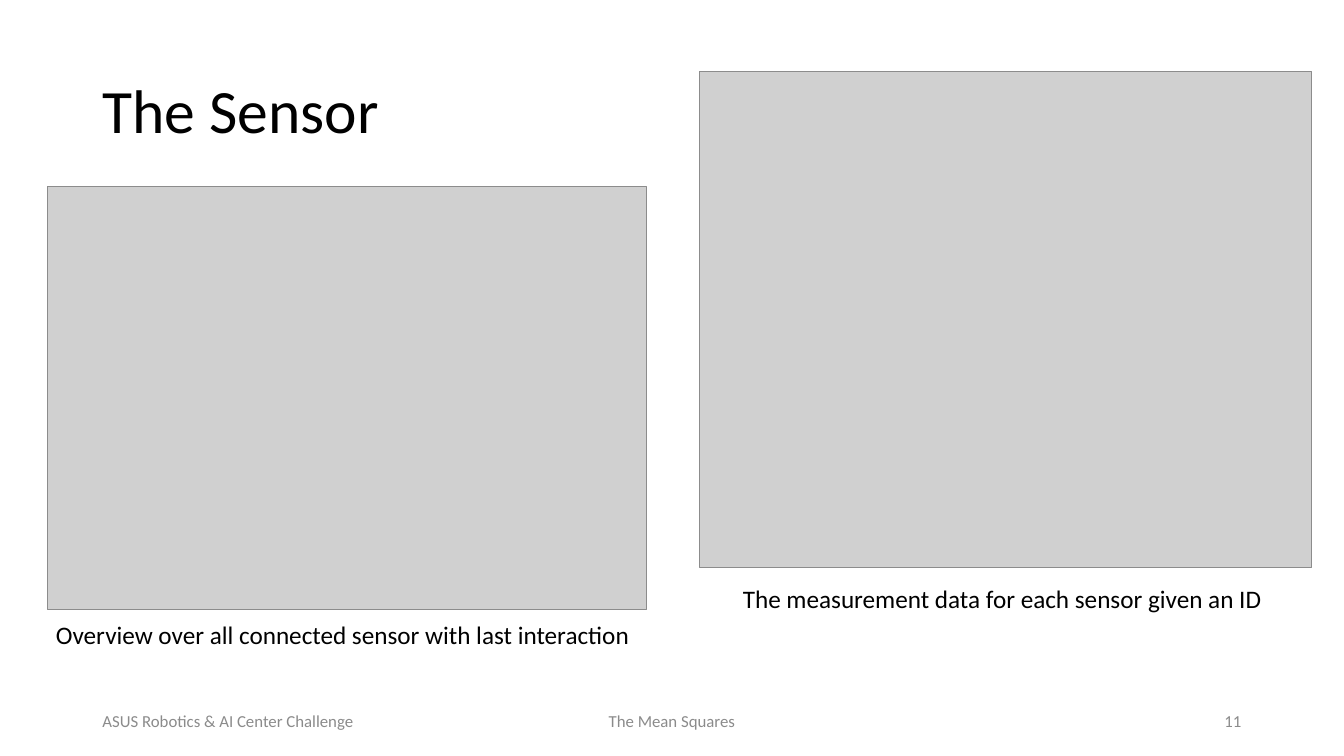
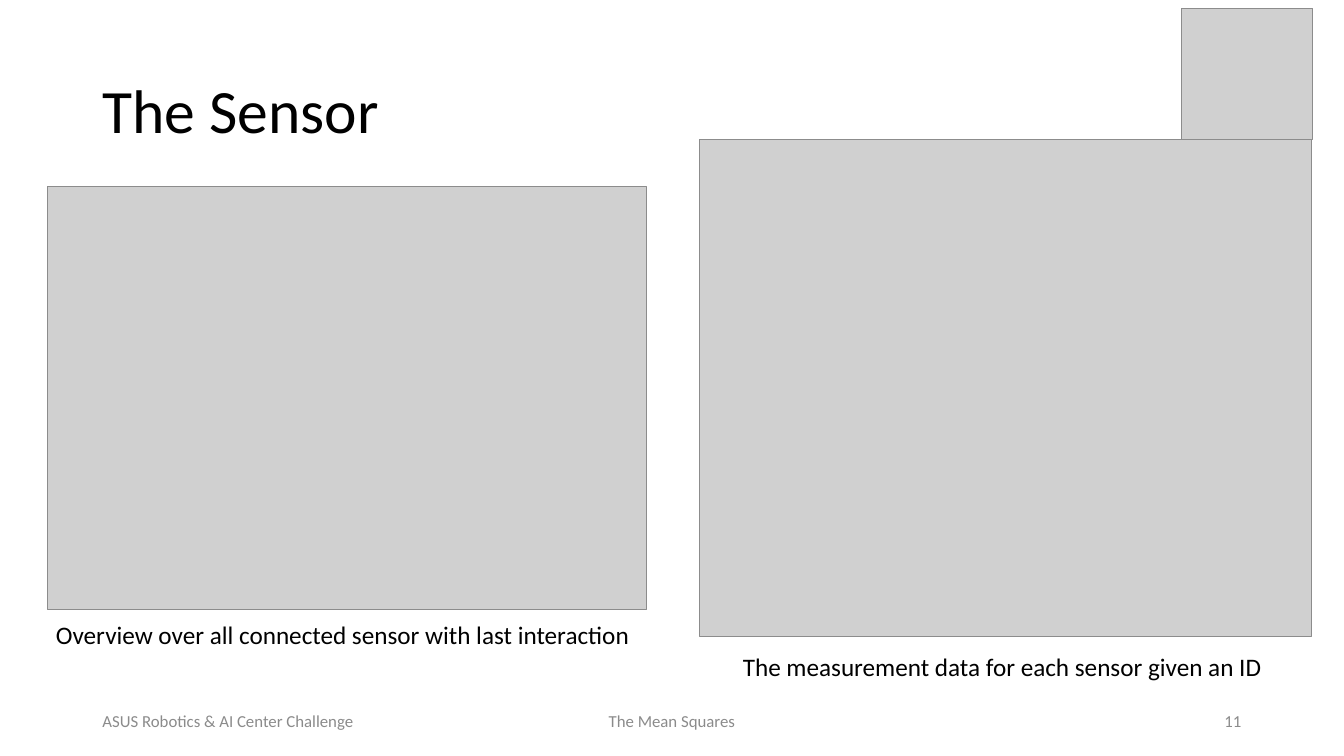
Before and after one commit to Karko93/Polyhack2020-Project, a slide deck: slide 11 of Documents/TheMeanSquares_ASUSChallenge.pptx. Drawn at 1344x756 pixels with LibreOffice and Linux fonts; fonts in the diff are those of the drawing; grey boxes stand for pictures; background and template pictures are left out. Boxes give left, top, right and bottom in pixels: in the first picture for what was removed or moved away, otherwise in the second. Text is boxed around its words. In the diff, an @@ line names an element or a change of style, - is before the commit and + after.

```diff
--- a/Documents/TheMeanSquares_ASUSChallenge.pptx
+++ b/Documents/TheMeanSquares_ASUSChallenge.pptx
@@ picture added at bbox=[1182, 8, 1313, 139] @@
@@ picture: place and size @@
-picture at bbox=[700, 72, 1312, 569]
+picture at bbox=[700, 139, 1312, 636]
@@ text "The measurement data for each ...": place and size @@
-text "The measurement data for each ..." at bbox=[743, 590, 1261, 613]
+text "The measurement data for each ..." at bbox=[743, 658, 1261, 681]
```
Also in this commit, not shown: 5 other slides changed, 1 other file.
